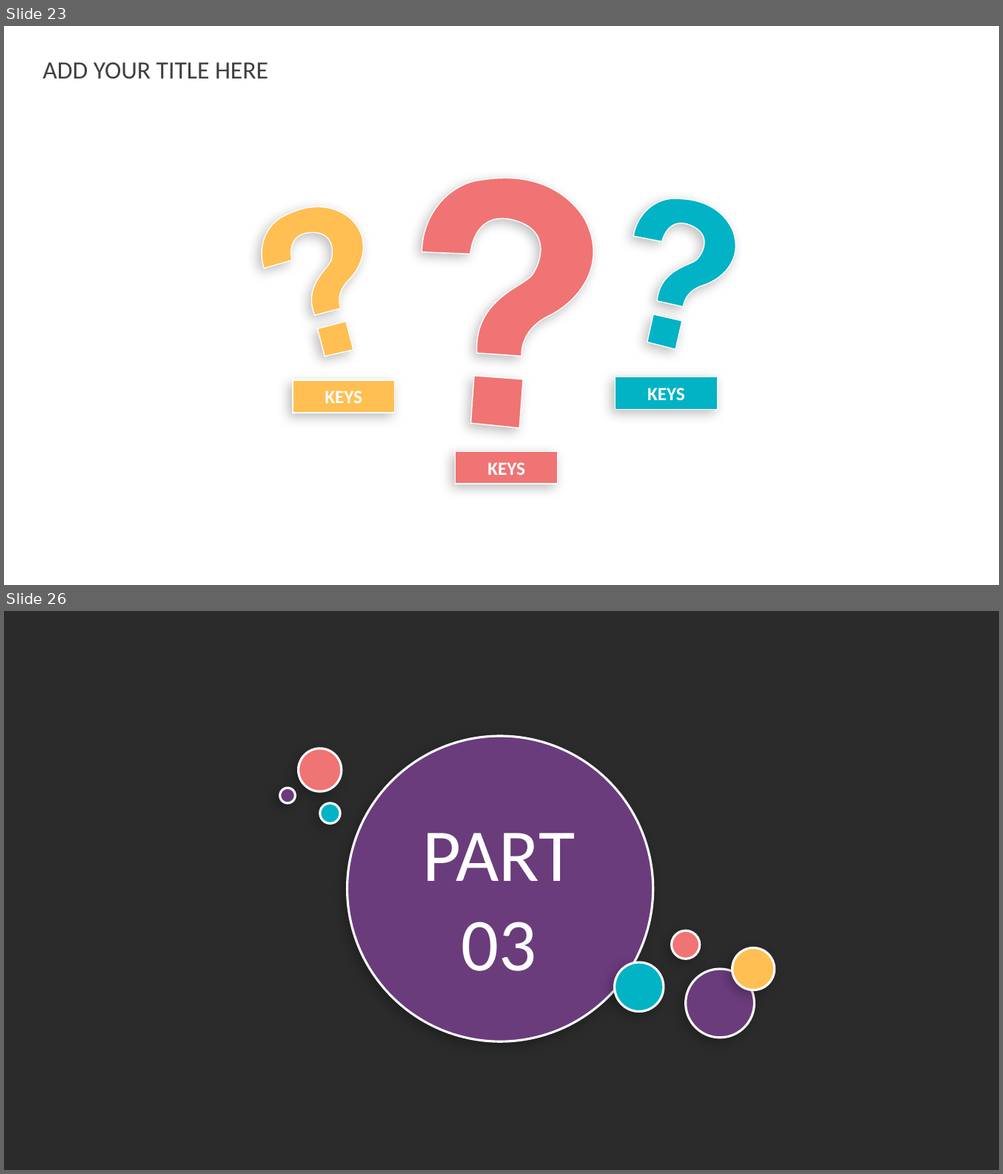
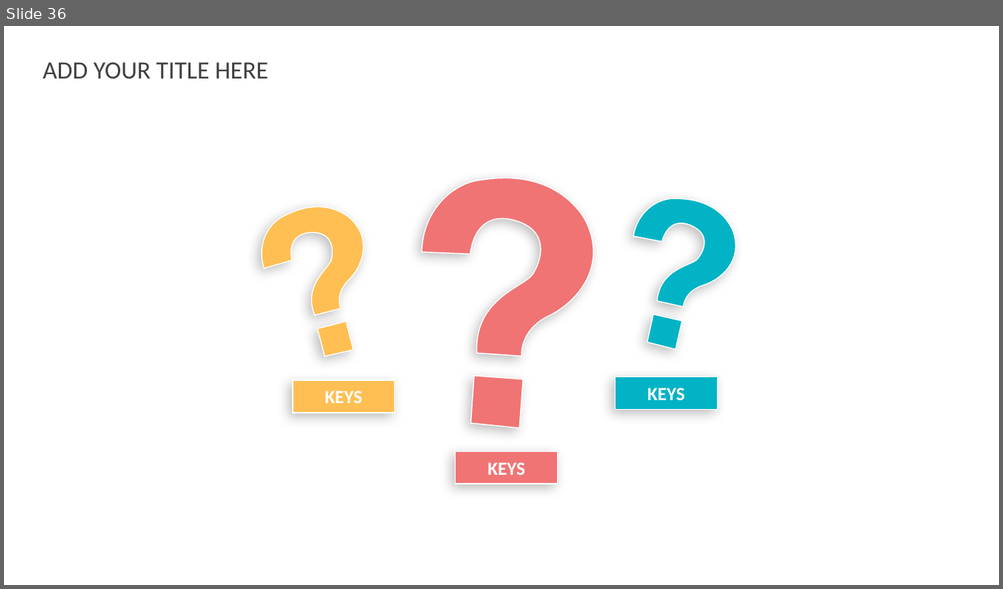
Before and after one commit to lia-ghita/ht, a slide deck: HabitTracker.pptx. Shown one above the other, each under a label of ours: slides 23 and 26 before the commit, slide 36 after it; the slides between them are not shown. The pictures are 1003x1174 and 1003x589 pixels, drawn with LibreOffice and Linux fonts; fonts in the diff are those of the drawing; background and template pictures are left out; a plain dark background stands for a picture behind light text. Boxes give left, top, right and bottom in pixels: in the first picture for what was removed or moved away, otherwise in the second. Text is boxed around its words. In the diff, an @@ line names an element or a change of style, - is before the commit and + after.

```diff
--- a/HabitTracker.pptx
+++ b/HabitTracker.pptx
@@ slide 26 removed at (x1=4, y1=611, x2=999, y2=1170), background picture (left out) @@
@@ ellipse removed at (x1=347, y1=736, x2=653, y2=1042) @@
@@ ellipse removed at (x1=298, y1=749, x2=341, y2=792) @@
@@ ellipse removed at (x1=280, y1=788, x2=295, y2=803) @@
@@ ellipse removed at (x1=319, y1=803, x2=340, y2=823) @@
@@ text removed at (x1=423, y1=833, x2=575, y2=971) @@
-PART
-03
@@ ellipse removed at (x1=671, y1=931, x2=700, y2=960) @@
@@ ellipse removed at (x1=614, y1=963, x2=663, y2=1011) @@
@@ ellipse removed at (x1=732, y1=948, x2=775, y2=991) @@
@@ ellipse removed at (x1=686, y1=969, x2=754, y2=1038) @@
@@ what was slide 23 is now slide 36 @@
```
Also in this commit, not shown: 3 slides changed, 19 slides added, 22 other slides removed.
